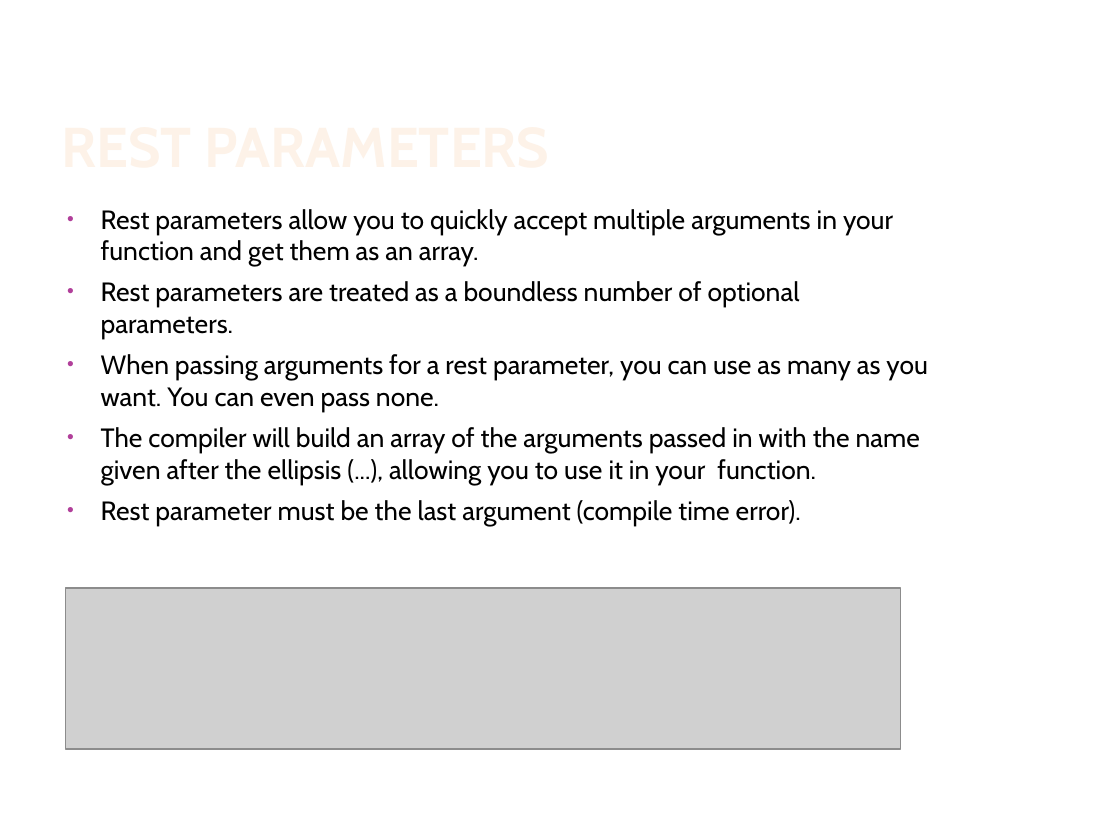
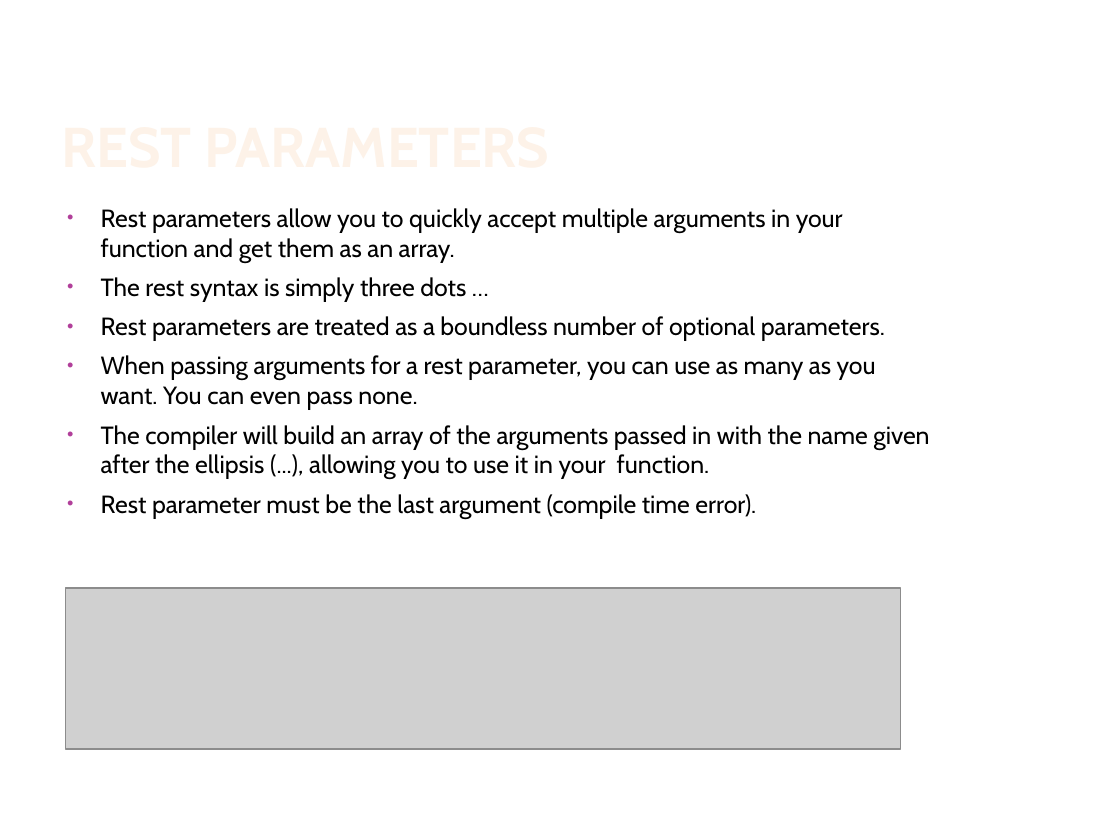
Before and after one commit to IsraelZablianov/TypeScript-Course, a slide deck: slide 31 of Advanced Es6 & TypeScript.pptx. Drawn at 1120x840 pixels with LibreOffice and Linux fonts; fonts in the diff are those of the drawing; grey boxes stand for pictures; background and template pictures are left out. Boxes give left, top, right and bottom in pixels: in the first picture for what was removed or moved away, otherwise in the second. Text is boxed around its words. In the diff, an @@ line names an element or a change of style, - is before the commit and + after.

```diff
--- a/Advanced Es6 & TypeScript.pptx
+++ b/Advanced Es6 & TypeScript.pptx
@@ text at [101, 208, 929, 518]: size 17 to 16 pt @@
@@ text at [101, 277, 466, 302]: paragraph added @@
+• The rest syntax is simply three dots …
```
Also in this commit, not shown: 1 other slide changed, 23 slides added, 1 other file.
